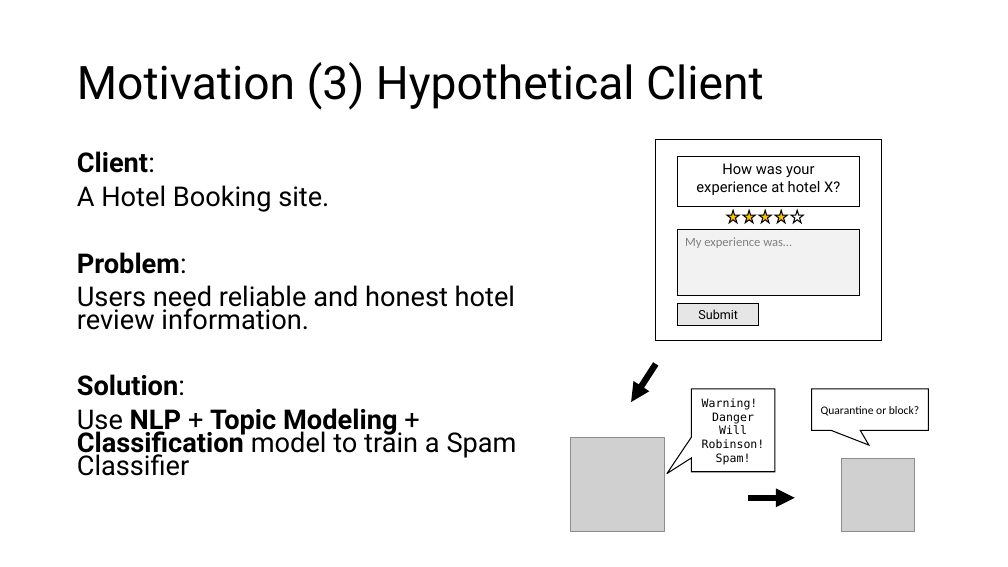
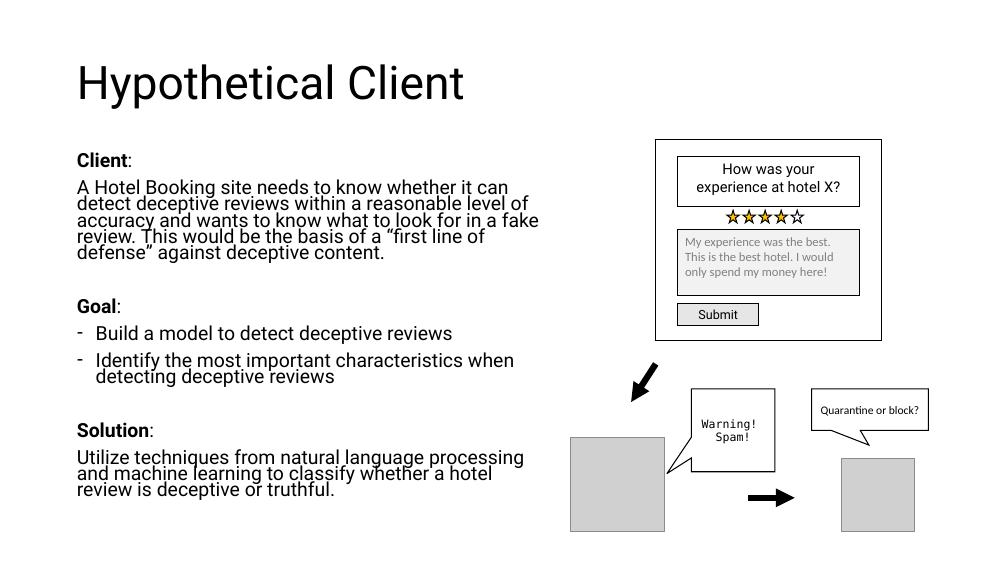
Before and after one commit to chrisgian/Capstone2-NLP-Hotel-Reviews, a slide deck: slide 6 of NLP 2 - Hotel Reviews Deliverable.pptx (slide 5 before the commit). Drawn at 1008x567 pixels with LibreOffice and Linux fonts; fonts in the diff are those of the drawing; grey boxes stand for pictures. Boxes give left, top, right and bottom in pixels: in the first picture for what was removed or moved away, otherwise in the second. Text is boxed around its words. In the diff, an @@ line names an element or a change of style, - is before the commit and + after.

Commit message:
updated powerpoint

```diff
--- a/NLP 2 - Hotel Reviews Deliverable.pptx
+++ b/NLP 2 - Hotel Reviews Deliverable.pptx
@@ title at [77, 64, 465, 109]: text changed @@
-Motivation (3) Hypothetical Client
+Hypothetical Client
@@ text at [77, 179, 539, 387]: text changed; size 25.9 to 18.5 pt @@
-A Hotel Booking site.
-Problem:
-Users need reliable and honest hotel review information.
+A Hotel Booking site needs to know whether it can detect deceptive reviews within a reasonable level of accuracy and wants to know what to look for in a fake review. This would be the basis of a “first line of defense” against deceptive content.
+Goal:
+– Build a model to detect deceptive reviews
+– Identify the most important characteristics when detecting deceptive reviews
@@ text at [77, 152, 154, 438]: size 25.9 to 18.5 pt in "Client:", "Solution:" @@
@@ text in rectangle at [685, 237, 834, 278]: text changed @@
-My experience was…
+My experience was the best. This is the best hotel. I would only spend my money here!
@@ text in speech box at [702, 419, 758, 444]: text changed @@
-Warning!
-Danger Will Robinson!
-Spam!
+Warning!
+Spam!
@@ text at [77, 449, 524, 500]: text changed; size 25.9 to 18.5 pt @@
-Use NLP + Topic Modeling + Classification model to train a Spam Classifier
+Utilize techniques from natural language processing and machine learning to classify whether a hotel review is deceptive or truthful.
```
Also in this commit, not shown: 7 other slides changed, 8 slides added, 6 slides removed, 1 other file.
